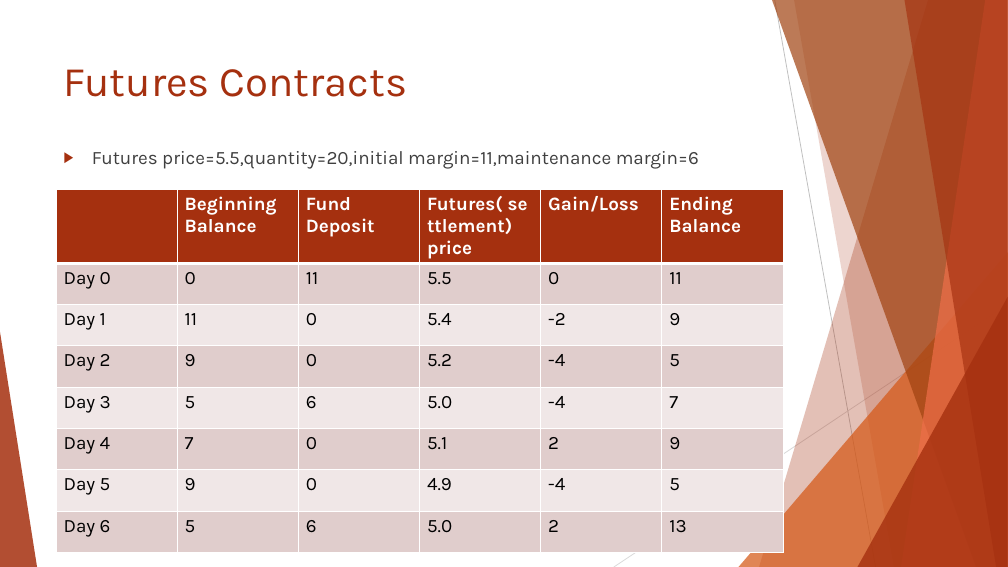
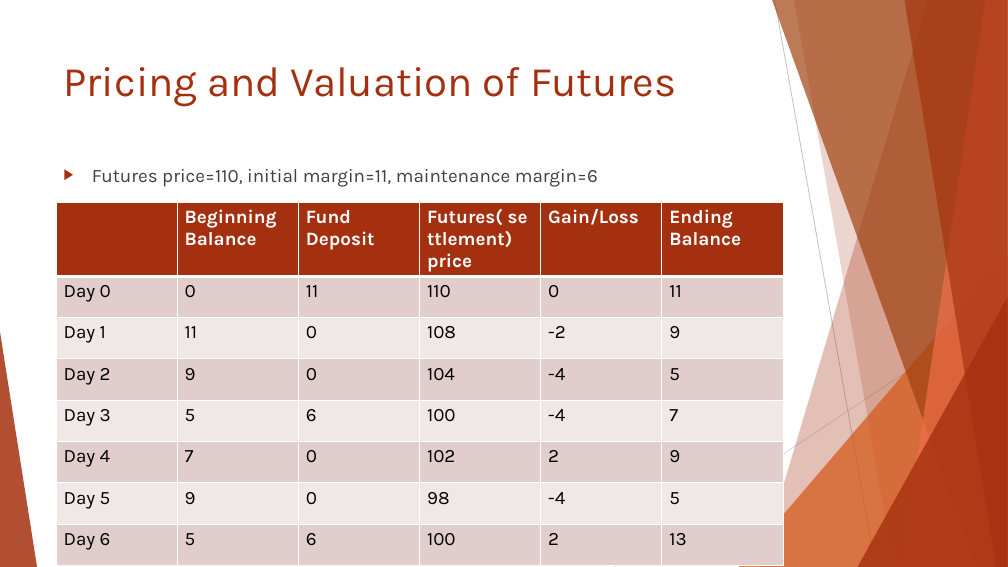
Before and after one commit to Isco0530/data, a slide deck: slide 23 of Reading 46.pptx (slide 26 before the commit). Drawn at 1008x567 pixels with LibreOffice and Linux fonts; fonts in the diff are those of the drawing. Boxes give left, top, right and bottom in pixels: in the first picture for what was removed or moved away, otherwise in the second. Text is boxed around its words. In the diff, an @@ line names an element or a change of style, - is before the commit and + after.

```diff
--- a/Reading 46.pptx
+++ b/Reading 46.pptx
@@ title at [64, 67, 676, 107]: text changed @@
-Futures Contracts
+Pricing and Valuation of Futures
@@ text at [92, 169, 598, 187]: text changed @@
-▶ Futures price=5.5,quantity=20,initial margin=11,maintenance margin=6
+▶ Futures price=110, initial margin=11, maintenance margin=6
@@ table at [56, 202, 782, 567] @@
-row 2, column 4: 5.5
+row 2, column 4: 110
-row 3, column 4: 5.4
+row 3, column 4: 108
-row 4, column 4: 5.2
+row 4, column 4: 104
-row 5, column 4: 5.0
+row 5, column 4: 100
-row 6, column 4: 5.1
+row 6, column 4: 102
-row 7, column 4: 4.9
+row 7, column 4: 98
-row 8, column 4: 5.0
+row 8, column 4: 100
@@ table: place and size @@
-table at [56, 189, 782, 554]
+table at [56, 202, 782, 567]
```
Also in this commit, not shown: 3 other slides changed, 3 slides added, 4 slides removed.
